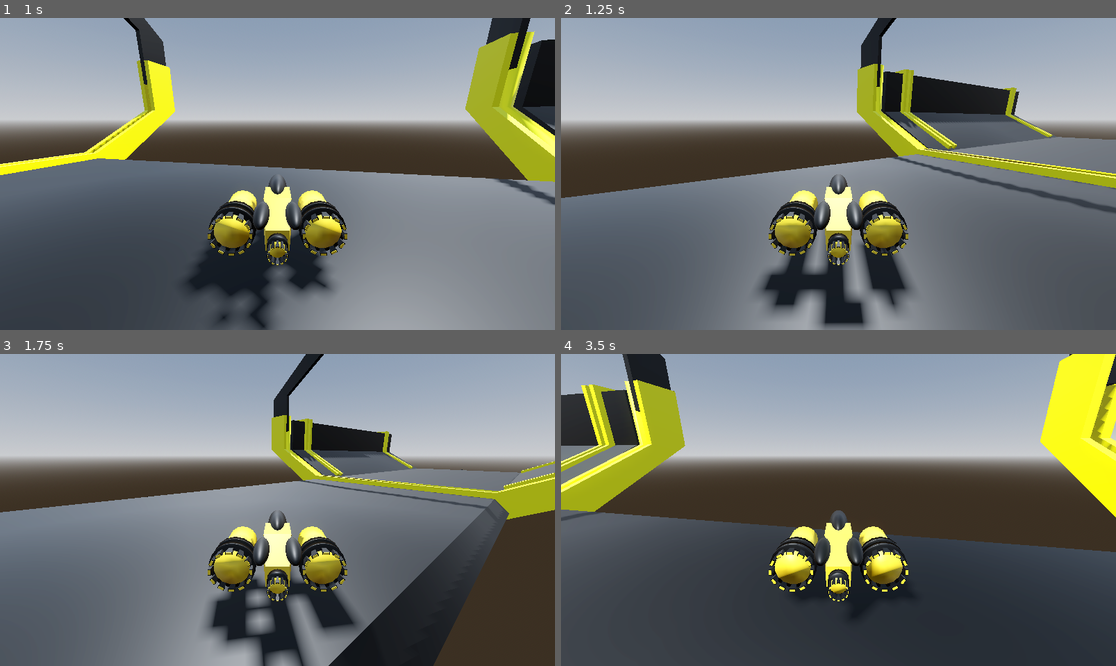
Above: before the commit, frames 1-4 (two rows, left to right).
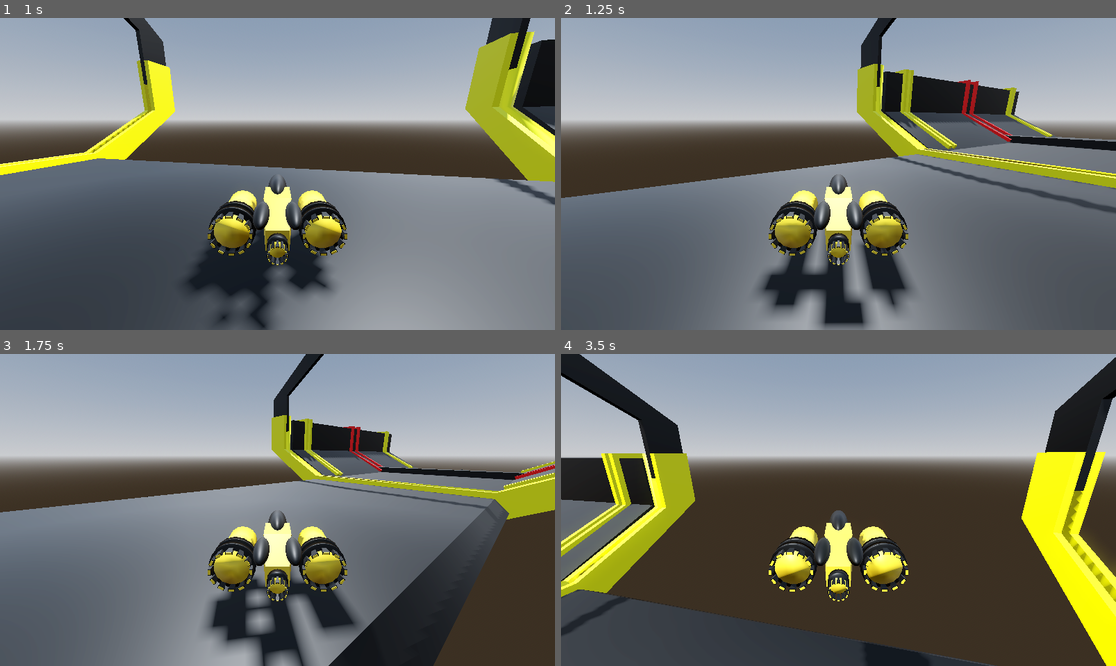
Above: after the commit, the same moments.

Repository: gheddie/godot_mace_runner_2
Game: Godot game, scene res://starter/PlatformStarterScene.tscn
The game is run twice, just before and just after one commit, with the same random seed, the same clock (stepped at 60 frames per second) and the same inputs.
Inputs:
- Up to frame 1 (1 s): hold D (turn_right) from 0.53 s (still down)
- Up to frame 2 (1.25 s): keep holding D (turn_right)
- Up to frame 3 (1.75 s): release D (turn_right) at 1.28 s; hold S (move_backward) from 1.28 s (still down)
- Up to frame 4 (3.5 s): tap Enter at 2 s; release S (move_backward) at 2.03 s; hold D (turn_right) 2.03-2.78 s; hold Space (thrust_upwards, bound only after the commit) from 2.78 s (still down)

Frame 1 is identical in both runs. In frame 2, 0.9% of the frame differs, in the area x 71-100%, y 19-43%; in frame 3, 0.8%; in frame 4, 37%, in the area x 0-100%, y 0-100%.

Commit message:
added doors

Diff:
--- /dev/null
+++ b/assets/door/Door.gd
@@ -0,0 +1,11 @@
+class_name Door
+
+extends StaticBody3D
+
+@onready var animator: AnimationPlayer = $door/AnimationPlayer
+
+func close() -> void:
+	animator.play_backwards("WingAction")
+
+func open() -> void:
+	animator.play("WingAction")
--- /dev/null
+++ b/assets/door/Door.tscn
@@ -0,0 +1,11 @@
+[gd_scene load_steps=3 format=3 uid="uid://ct3fv2i4rwctg"]
+
+[ext_resource type="PackedScene" uid="uid://cos1cx3wrex4u" path="res://assets/door/door.glb" id="1_q1bah"]
+[ext_resource type="Script" uid="uid://qb7m6pmue7cy" path="res://assets/door/Door.gd" id="1_syw6n"]
+
+[node name="Door" type="StaticBody3D"]
+script = ExtResource("1_syw6n")
+
+[node name="door" parent="." instance=ExtResource("1_q1bah")]
+
+[editable path="door"]
--- a/assets/mace_elements/base/BaseMaceElement.gd
+++ b/assets/mace_elements/base/BaseMaceElement.gd
@@ -5,11 +5,6 @@
 var hasExtended: bool = false
 
 var rotationDegrees: float
-
-@abstract func getExpansion() -> int
-
-func debugExpansion() -> void:
-	print("my expansion is ", str(getExpansion()))
 
 func removeFromScene() -> void:
 	queue_free()
--- a/assets/mace_elements/inherited_elements/fork/ForkMaceElement.gd
+++ b/assets/mace_elements/inherited_elements/fork/ForkMaceElement.gd
@@ -4,9 +4,6 @@
 
 @onready var dockLeft: MeshInstance3D = $fork/Fork/DockLeft
 @onready var dockRight: MeshInstance3D = $fork/Fork/DockRight
-
-func getExpansion() -> int:
-	return 2
 
 func getInstanceId() -> String:
 	return str("Fork@", str(get_instance_id()))
--- a/assets/mace_elements/inherited_elements/trail/TrailMaceElement.gd
+++ b/assets/mace_elements/inherited_elements/trail/TrailMaceElement.gd
@@ -9,8 +9,10 @@
 @onready var delimiter3: MeshInstance3D = $trail/Delimiter3
 @onready var delimiter4: MeshInstance3D = $trail/Delimiter4
 
-func getExpansion() -> int:
-	return 4
+@onready var door: Door = $Door
+
+func _ready() -> void:
+	door.open()
 
 func getInstanceId() -> String:
 	return str("Trail@", str(get_instance_id()))
@@ -21,17 +23,11 @@
 func onBodyEntered(body: Node3D) -> void:
 	if body is Ship:
 		print(str("entered --> ", str(body)))
-		flash()
 		onShipEntered()
 
 func onBodyExited(body: Node3D) -> void:
 	if body is Ship:
 		print(str("exited --> ", str(body)))
-		flash()
-
-func flash() -> void:
-	# var c = delimiter1.mesh.surface_set_material()
-	pass
 
 func extend(extendedElement: BaseMaceElement) -> void:
 	print(str("extending trail element --> ", str(get_instance_id())))
@@ -45,3 +41,6 @@
 	createdSuccessor.rotateY(newRotation)
 	createdSuccessor.rotationDegrees = newRotation
 	get_tree().get_current_scene().add_child(createdSuccessor)
+
+func removeDoor() -> void:
+	door.queue_free()
--- a/assets/mace_elements/inherited_elements/trail/TrailMaceElement.tscn
+++ b/assets/mace_elements/inherited_elements/trail/TrailMaceElement.tscn
@@ -1,8 +1,9 @@
-[gd_scene load_steps=9 format=3 uid="uid://dbpob88xq8t14"]
+[gd_scene load_steps=10 format=3 uid="uid://dbpob88xq8t14"]
 
 [ext_resource type="PackedScene" uid="uid://dikb5sjj2ktsv" path="res://assets/mace_elements/base/BaseMaceElement.tscn" id="1_bgc81"]
 [ext_resource type="Script" uid="uid://bfgxhu3cqpdgr" path="res://assets/mace_elements/inherited_elements/trail/TrailMaceElement.gd" id="2_f8r5u"]
 [ext_resource type="PackedScene" uid="uid://rr1hfy4tjsb3" path="res://assets/mace_elements/inherited_elements/trail/trail.glb" id="2_odeht"]
+[ext_resource type="PackedScene" uid="uid://ct3fv2i4rwctg" path="res://assets/door/Door.tscn" id="4_j8rvx"]
 
 [sub_resource type="BoxShape3D" id="BoxShape3D_f8r5u"]
 size = Vector3(8, 0.20124511, 5)
@@ -51,6 +52,9 @@
 transform = Transform3D(1, 0, 0, 0, 1, 0, 0, 0, 1, 4, 1.0500001, 1.1920929e-07)
 shape = SubResource("BoxShape3D_66p6m")
 
+[node name="Door" parent="." index="7" instance=ExtResource("4_j8rvx")]
+transform = Transform3D(1, 0, 0, 0, 1, 0, 0, 0, 1, 4, 0, 0)
+
 [connection signal="body_entered" from="Area" to="." method="onBodyEntered"]
 [connection signal="body_exited" from="Area" to="." method="onBodyExited"]
 
--- a/assets/ship/ship.gd
+++ b/assets/ship/ship.gd
@@ -28,4 +28,6 @@
 	rotation.y = body_rotation
 
 	apply_impulse(velocity.rotated(Vector3.UP, rotation.y), Vector3.ZERO)
-	apply_torque(velocity.rotated(Vector3.UP, rotation.x))
+
+	if Input.is_action_pressed("thrust_upwards"):
+		apply_force(Vector3(0,25.0,0),Vector3(0,0,0))
--- a/project.godot
+++ b/project.godot
@@ -42,6 +42,11 @@
 "events": [Object(InputEventKey,"resource_local_to_scene":false,"resource_name":"","device":-1,"window_id":0,"alt_press …(192 unchanged characters)…
 ]
 }
+thrust_upwards={
+"deadzone": 0.2,
+"events": [Object(InputEventKey,"resource_local_to_scene":false,"resource_name":"","device":-1,"window_id":0,"alt_pressed":false,"shift_pressed":false,"ctrl_pressed":false,"meta_pressed":false,"pressed":false,"keycode":0,"physical_keycode":32,"key_label":0,"unicode":32,"location":0,"echo":false,"script":null)
+]
+}
 
 [rendering]
 
Not shown, added: assets/door/Door.gd.uid
Not shown, added: assets/door/door.blend.import
Binary file added: assets/door/door.glb
Not shown, added: assets/door/door.glb.import
Binary file changed: assets/mace_elements/inherited_elements/trail/trail.glb
Not shown, added: assets/door/door.blend
Not shown, changed: assets/mace_elements/inherited_elements/trail/trail.blend
